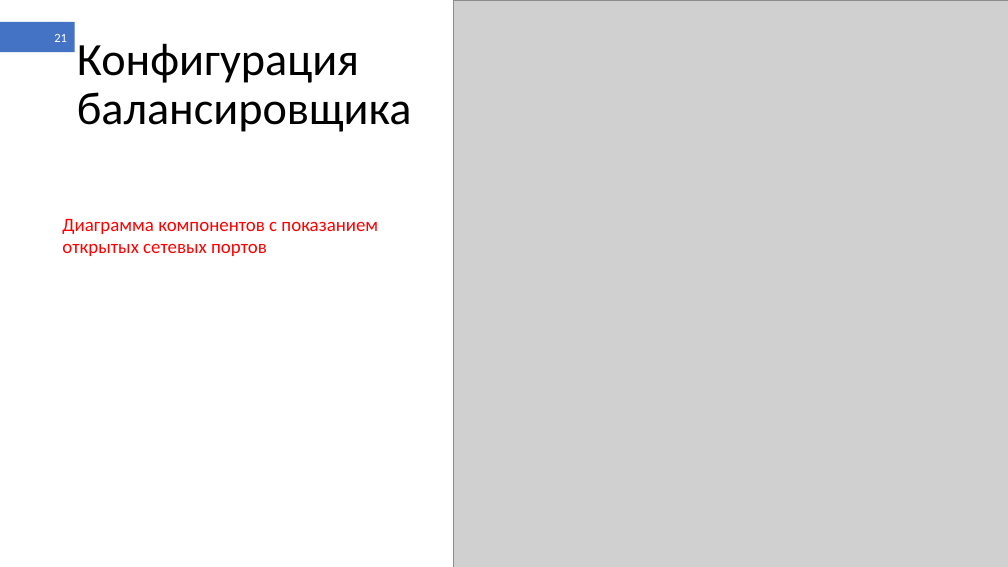
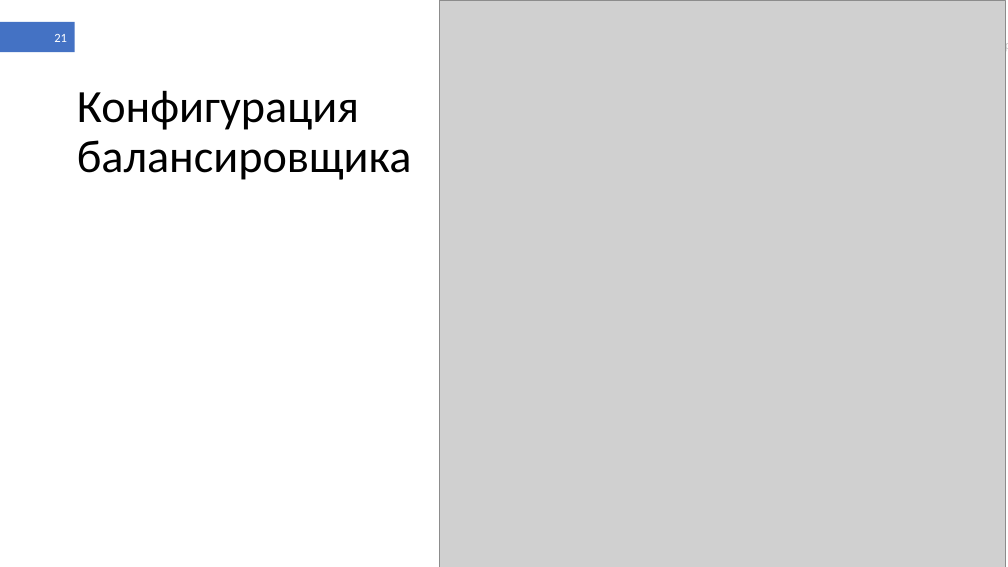
Before and after one commit to shameoff/GraduateWork, a slide deck: slide 21 of Презентация ВКР (в шаблоне).pptx. Drawn at 1008x567 pixels with LibreOffice and Linux fonts; fonts in the diff are those of the drawing; grey boxes stand for pictures. Boxes give left, top, right and bottom in pixels: in the first picture for what was removed or moved away, otherwise in the second. Text is boxed around its words. In the diff, an @@ line names an element or a change of style, - is before the commit and + after.

```diff
--- a/Презентация ВКР (в шаблоне).pptx
+++ b/Презентация ВКР (в шаблоне).pptx
@@ picture: place and size @@
-picture at [454,0,1008,567]
+picture at [439,0,1006,567]
@@ rectangle removed at [487,0,1008,532] @@
@@ text "Конфигурация балансировщика": place and size @@
-text "Конфигурация балансировщика" at [77,43,412,132]
+text "Конфигурация балансировщика" at [77,90,412,180]
@@ text removed at [62,219,378,256] @@
-Диаграмма компонентов с показанием открытых сетевых портов
```
Also in this commit, not shown: 27 other slides changed, 6 slides added, 2 slides removed, 8 other files.
